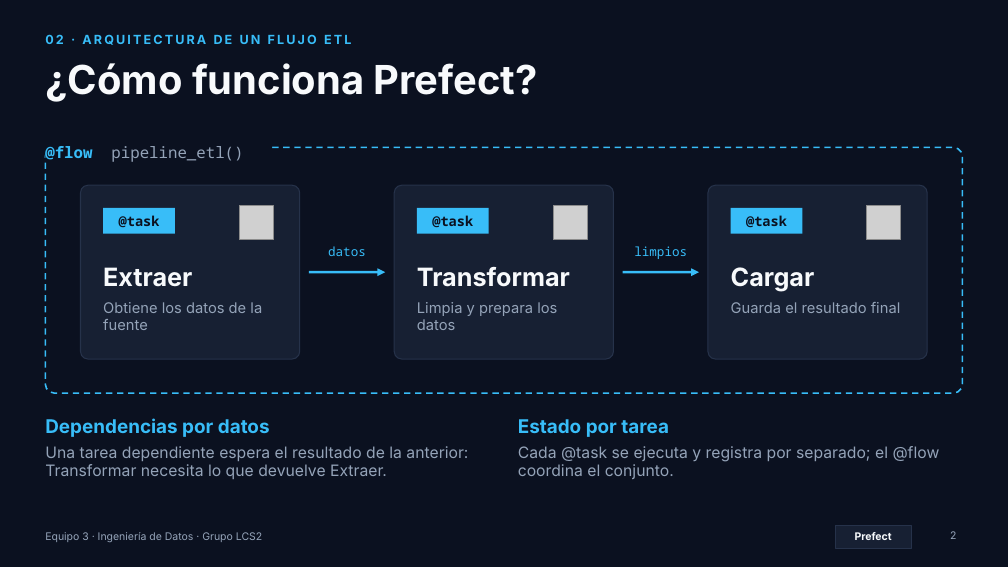
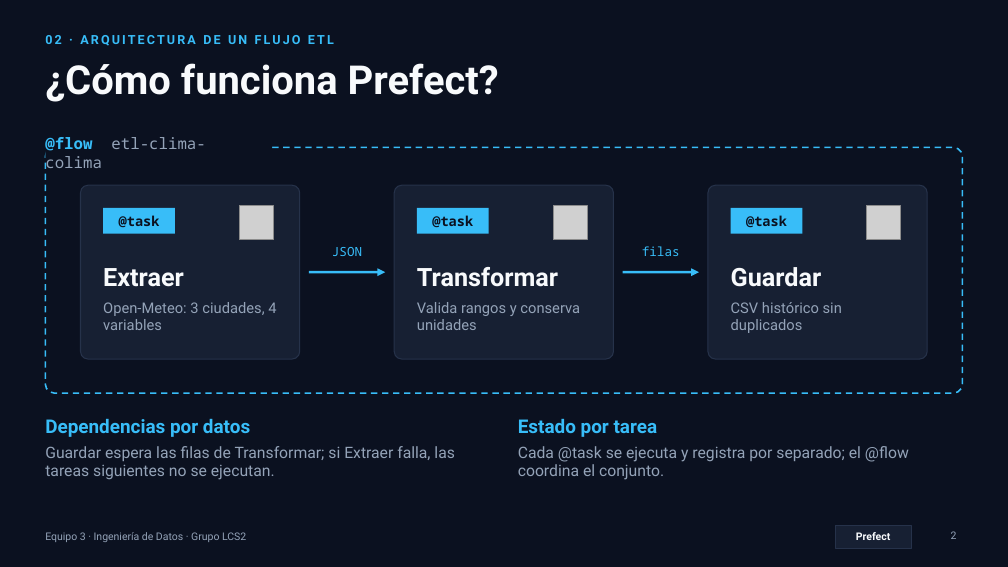
Before and after one commit to Leslie581/Sesion49_Equipo3_Prefect, a slide deck: slide 2 of Equipo3_Orquestacion_Prefect.pptx. Drawn at 1008x567 pixels with LibreOffice and Linux fonts; fonts in the diff are those of the drawing; grey boxes stand for pictures. Boxes give left, top, right and bottom in pixels: in the first picture for what was removed or moved away, otherwise in the second. Text is boxed around its words. In the diff, an @@ line names an element or a change of style, - is before the commit and + after.

```diff
--- a/Equipo3_Orquestacion_Prefect.pptx
+++ b/Equipo3_Orquestacion_Prefect.pptx
@@ text at box(45, 137, 205, 169): text changed @@
-@flow pipeline_etl()
+@flow etl-clima-colima
@@ text at box(332, 247, 362, 256): text changed @@
-datos
+JSON
@@ text at box(642, 246, 680, 256): text changed @@
-limpios
+filas
@@ text at box(731, 267, 822, 287): text changed; font Inter to Roboto @@
-Cargar
+Guardar
@@ text at box(103, 302, 276, 330): text changed; font Inter to Roboto @@
-Obtiene los datos de la fuente
+Open-Meteo: 3 ciudades, 4 variables
@@ text at box(417, 302, 580, 330): text changed; font Inter to Roboto @@
-Limpia y prepara los datos
+Valida rangos y conserva unidades
@@ text at box(731, 302, 842, 333): text changed; font Inter to Roboto @@
-Guarda el resultado final
+CSV histórico sin duplicados
@@ text at box(45, 446, 454, 480): text changed; font Inter to Roboto @@
-Una tarea dependiente espera el resultado de la anterior: Transformar necesita lo que devuelve Extraer.
+Guardar espera las filas de Transformar; si Extraer falla, las tareas siguientes no se ejecutan.
@@ font Inter to Roboto in 10 elements at box(45, 35, 334, 46), box(45, 63, 499, 102), box(103, 268, 184, 287), box(417, 267, 558, 287), box(45, 419, 250, 437), box(518, 419, 658, 437), box(518, 446, 909, 480), box(951, 531, 957, 539), box(45, 532, 246, 542), box(856, 532, 890, 540) @@
```
Also in this commit, not shown: 4 other slides changed, 5 other files.
